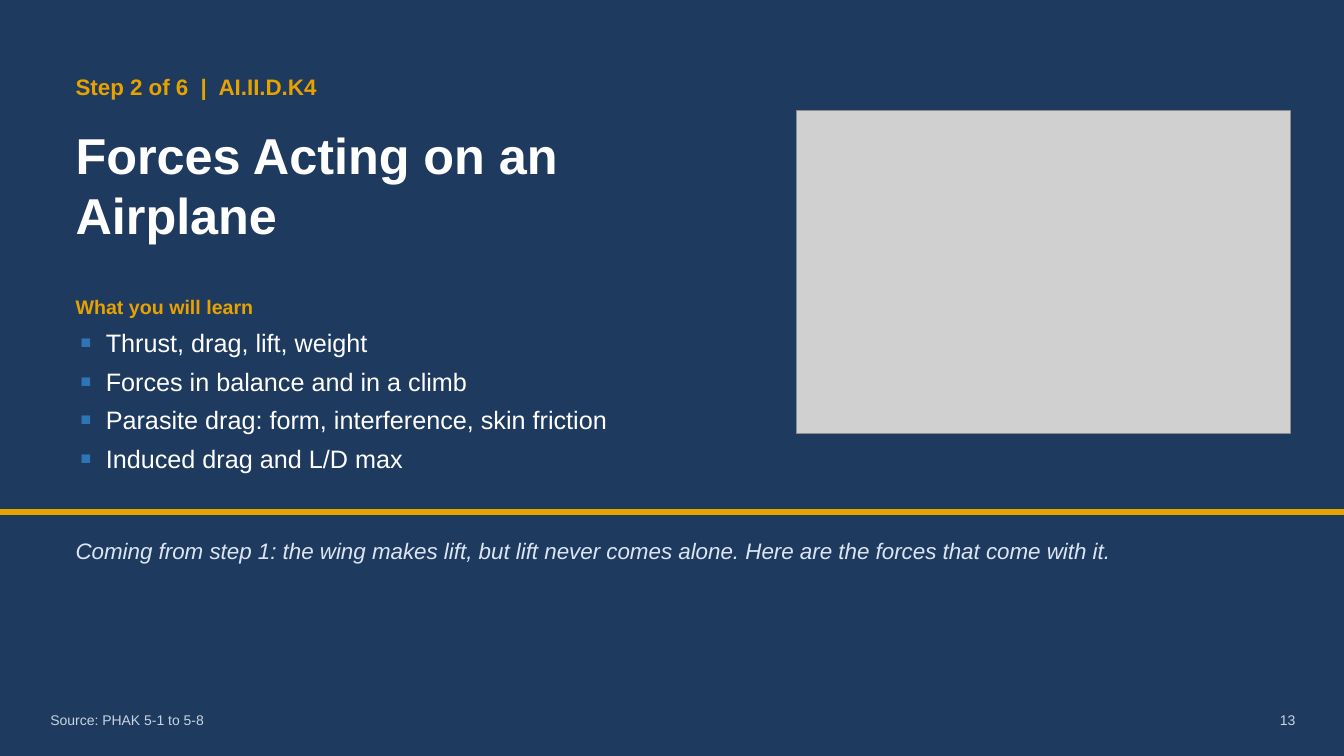
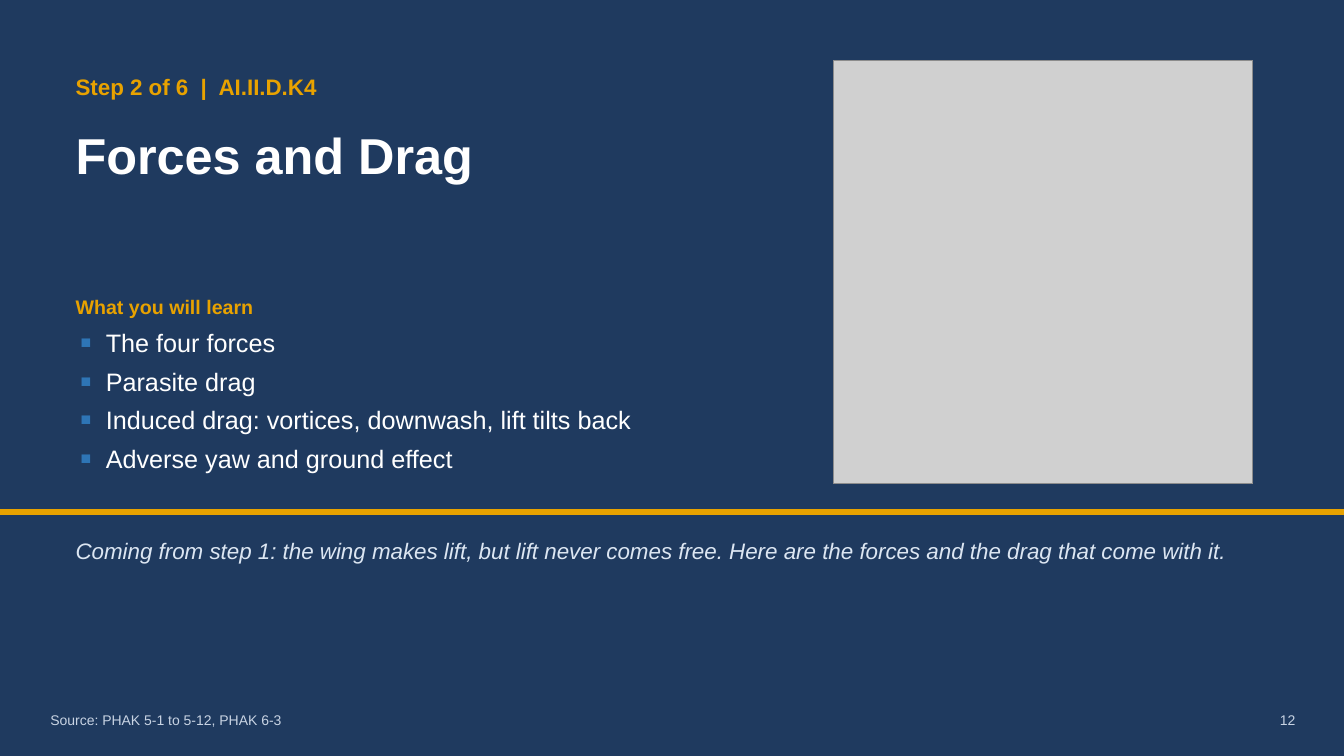
Before and after one commit to greenleeezekial1-glitch/Claude, a slide deck: slide 12 of Area II - Technical Subject Areas/II.D Principles of Flight - Slides.pptx (slide 13 before the commit). Drawn at 1344x756 pixels with LibreOffice and Linux fonts; fonts in the diff are those of the drawing; grey boxes stand for pictures. Boxes give left, top, right and bottom in pixels: in the first picture for what was removed or moved away, otherwise in the second. Text is boxed around its words. In the diff, an @@ line names an element or a change of style, - is before the commit and + after.

```diff
--- a/Area II - Technical Subject Areas/II.D Principles of Flight - Slides.pptx
+++ b/Area II - Technical Subject Areas/II.D Principles of Flight - Slides.pptx
@@ picture: place and size @@
-picture at (797,111,1291,435)
+picture at (834,60,1253,484)
@@ text at (76,137,473,184): text changed @@
-Forces Acting on an Airplane
+Forces and Drag
@@ text at (106,333,631,474): text changed @@
-■ Thrust, drag, lift, weight
-■ Forces in balance and in a climb
-■ Parasite drag: form, interference, skin friction
-■ Induced drag and L/D max
+■ The four forces
+■ Parasite drag
+■ Induced drag: vortices, downwash, lift tilts back
+■ Adverse yaw and ground effect
@@ text at (76,542,1225,564): text changed @@
-Coming from step 1: the wing makes lift, but lift never comes alone. Here are the forces that come with it.
+Coming from step 1: the wing makes lift, but lift never comes free. Here are the forces and the drag that come with it.
@@ text at (50,715,281,727): text changed @@
-Source: PHAK 5-1 to 5-8
+Source: PHAK 5-1 to 5-12, PHAK 6-3
```
Also in this commit, not shown: 46 other slides changed, 8 slides added, 1 slide removed, 19 other files.
